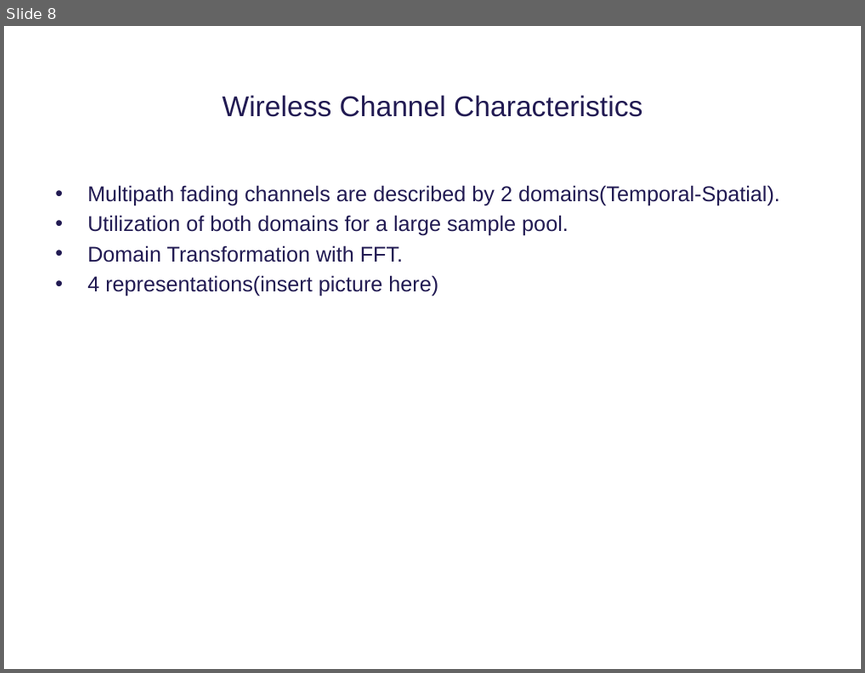
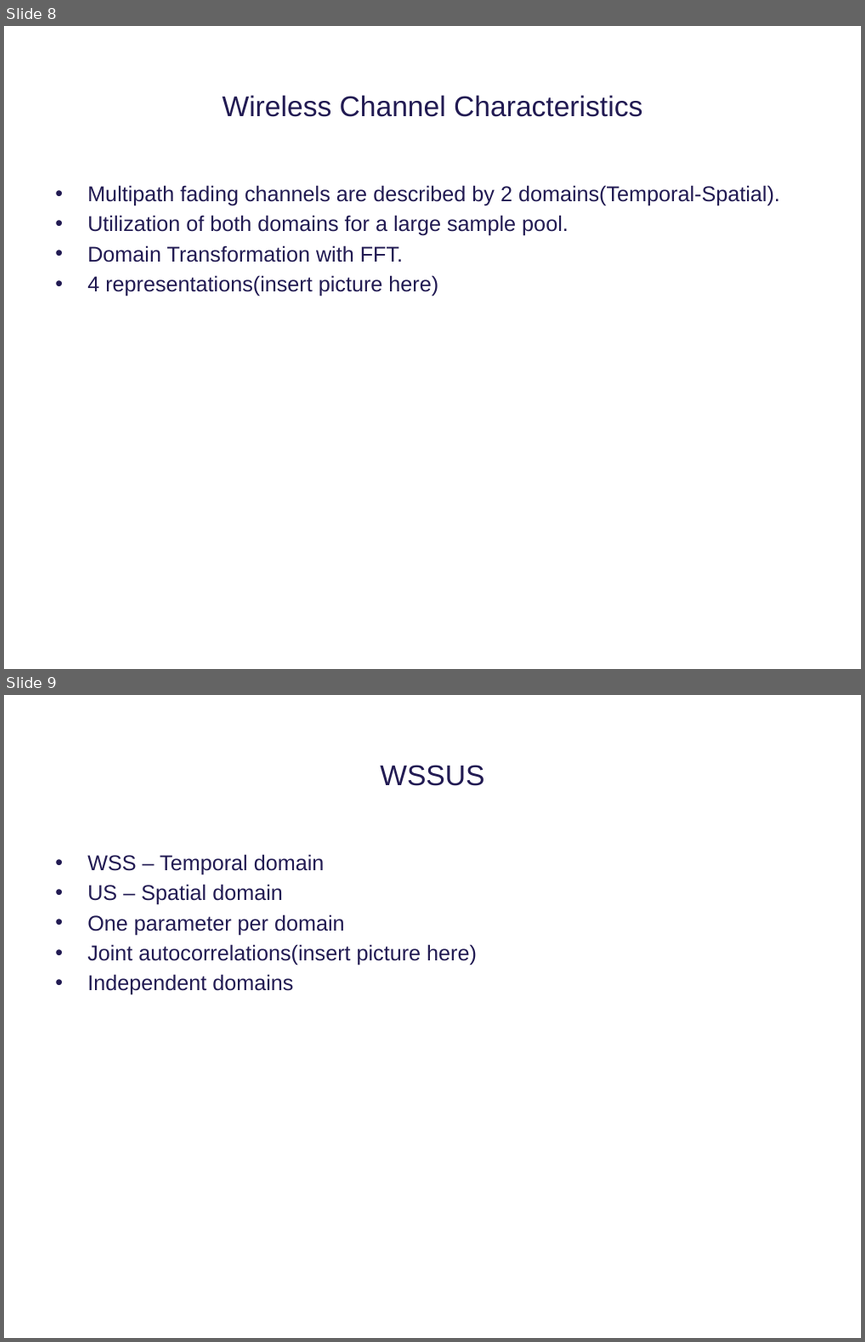
Before and after one commit to tkjj13/P8, a slide deck: ppt/premature ppt.pptx. Shown one above the other, each under a label of ours: slide 8 before the commit, slides 8 and 9 after it. The pictures are 865x673 and 865x1342 pixels, drawn with LibreOffice and Linux fonts; fonts in the diff are those of the drawing; background and template pictures are left out. Boxes give left, top, right and bottom in pixels: in the first picture for what was removed or moved away, otherwise in the second. Text is boxed around its words. In the diff, an @@ line names an element or a change of style, - is before the commit and + after.

```diff
--- a/ppt/premature ppt.pptx
+++ b/ppt/premature ppt.pptx
@@ slide 9 added at <box>4,695,861,1338</box>, background #FFFFFF @@
@@ title added at <box>380,765,484,786</box>, 24 pt, text #211A52 @@
+WSSUS
@@ text added at <box>87,854,477,995</box>, 18 pt, text #211A52 @@
+• WSS – Temporal domain
+• US – Spatial domain
+• One parameter per domain
+• Joint autocorrelations(insert picture here)
+• Independent domains
```
Also in this commit, not shown: 6 other slides added, 1 slide removed.
